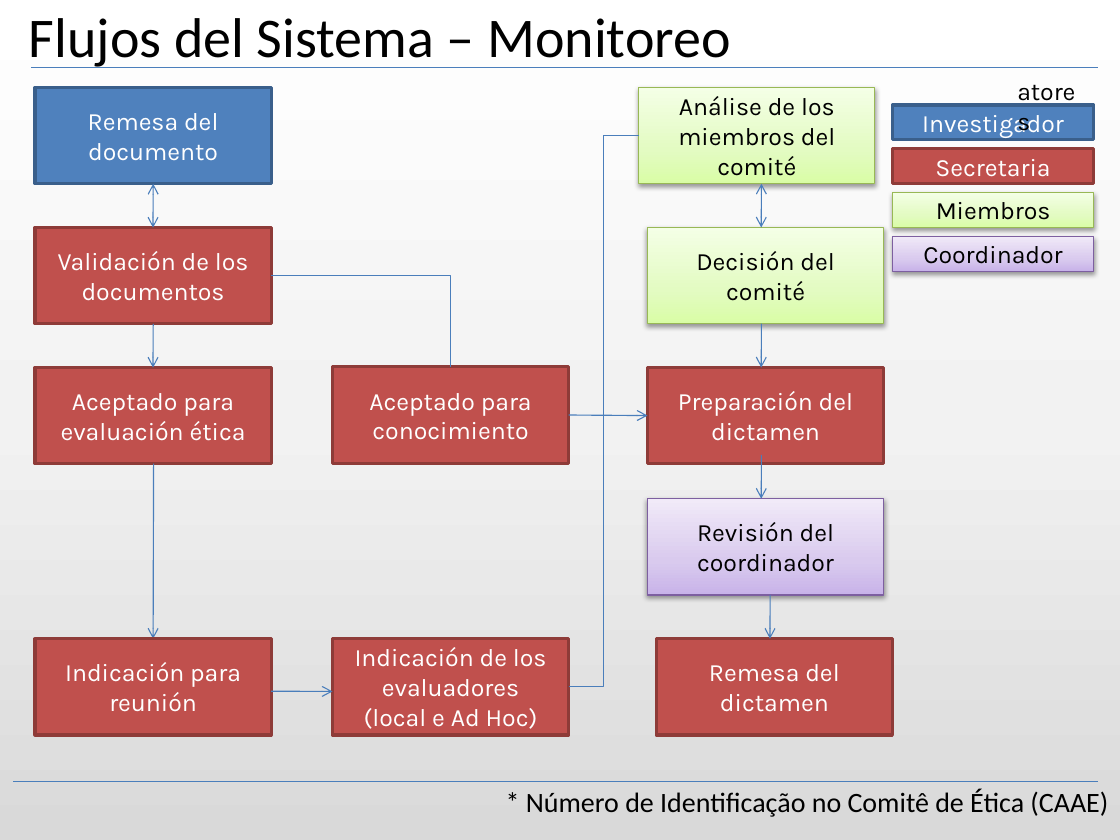
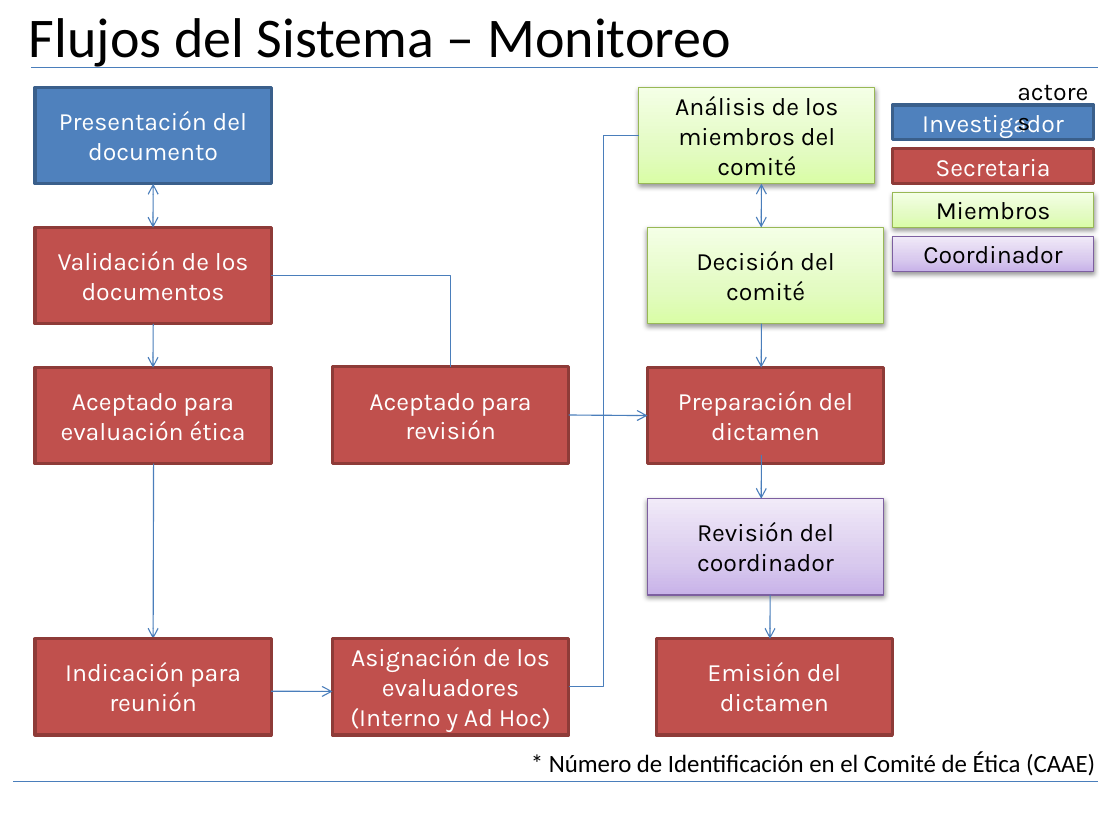
Before and after one commit to bireme/proethos, a slide deck: slide 10 of _documents/presentation/ProEthos - es_ES - v0.14.52.pptx. Drawn at 1120x840 pixels with LibreOffice and Linux fonts; fonts in the diff are those of the drawing; background and template pictures are left out. Boxes give left, top, right and bottom in pixels: in the first picture for what was removed or moved away, otherwise in the second. Text is boxed around its words. In the diff, an @@ line names an element or a change of style, - is before the commit and + after.

```diff
--- a/_documents/presentation/ProEthos - es_ES - v0.14.52.pptx
+++ b/_documents/presentation/ProEthos - es_ES - v0.14.52.pptx
@@ background gradient #FFFFFF to #F2F2F2 to #D9D9D9 to #FFFFFF @@
@@ text at (x1=1006, y1=69, x2=1104, y2=111): text changed @@
-atores
+actores
@@ text in rectangle at (x1=59, y1=111, x2=247, y2=161): text changed @@
-Remesa del documento
+Presentación del documento
@@ text in rectangle at (x1=675, y1=96, x2=839, y2=176): text changed @@
-Análise de los miembros del comité
+Análisis de los miembros del comité
@@ text in rectangle at (x1=369, y1=393, x2=532, y2=440): text changed @@
-Aceptado para conocimiento
+Aceptado para revisión
@@ text in rectangle at (x1=350, y1=647, x2=551, y2=732): text changed @@
-Indicación de los evaluadores
-(local e Ad Hoc)
+Asignación de los evaluadores
+(Interno y Ad Hoc)
@@ text in rectangle at (x1=707, y1=662, x2=841, y2=712): text changed @@
-Remesa del dictamen
+Emisión del dictamen
@@ text at (x1=549, y1=752, x2=1095, y2=776): text changed; size 18 to 16 pt @@
-* Número de Identificação no Comitê de Ética (CAAE)
+* Número de Identificación en el Comité de Ética (CAAE)
```
Also in this commit, not shown: 33 other slides changed, 3 other files.
